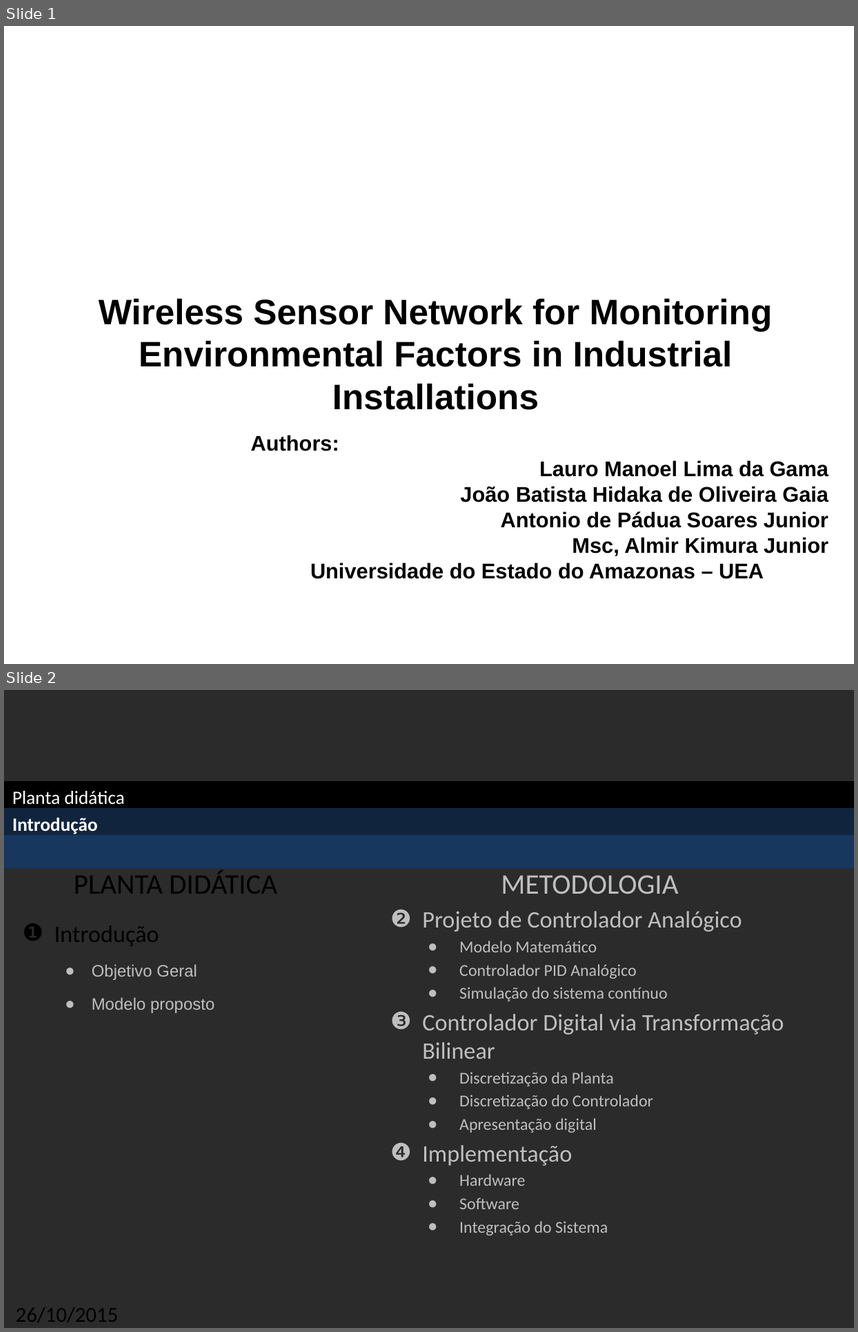
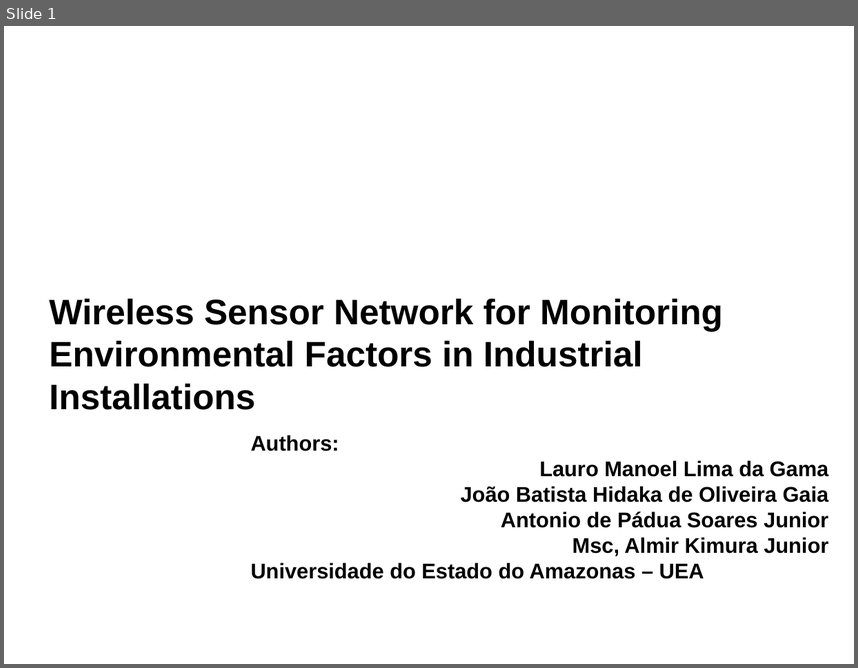
Before and after one commit to laurogama/artigo_pos, a slide deck: formato_chilecon/presentation/presentation_template.pptx. Shown one above the other, each under a label of ours: slides 1 and 2 before the commit, slide 1 after it. The pictures are 858x1332 and 858x668 pixels, drawn with LibreOffice and Linux fonts; fonts in the diff are those of the drawing; background and template pictures are left out; a plain dark background stands for a picture behind light text. Boxes give left, top, right and bottom in pixels: in the first picture for what was removed or moved away, otherwise in the second. Text is boxed around its words. In the diff, an @@ line names an element or a change of style, - is before the commit and + after.

```diff
--- a/formato_chilecon/presentation/presentation_template.pptx
+++ b/formato_chilecon/presentation/presentation_template.pptx
@@ slide 2 removed at bbox=[4, 690, 854, 1328], background picture (left out) @@
@@ rectangle removed at bbox=[4, 781, 854, 807] @@
-Planta didática
@@ rectangle removed at bbox=[4, 808, 854, 836] @@
-Introdução
@@ rectangle removed at bbox=[4, 834, 854, 867] @@
@@ text removed at bbox=[54, 871, 277, 1013] @@
-PLANTA DIDÁTICA
-❶ Introdução
-  ● Objetivo Geral
-  ● Modelo proposto
@@ text removed at bbox=[422, 875, 784, 1235] @@
-METODOLOGIA
-❷ Projeto de Controlador Analógico
-  ● Modelo Matemático
-  ● Controlador PID Analógico
-  ● Simulação do sistema contínuo
-❸ Controlador Digital via Transformação Bilinear
-  ● Discretização da Planta
-  ● Discretização do Controlador
-  ● Apresentação digital
-❹ Implementação
-  ● Hardware
-  ● Software
-  ● Integração do Sistema
@@ text removed at bbox=[16, 1307, 118, 1322] @@
-26/10/2015
@@ slide 1 changed as well @@
@@ text "Wireless Sensor Network for Monitoring ..." at bbox=[49, 298, 723, 410]: alignment centre to left @@
@@ text "Authors:" at bbox=[251, 434, 829, 579]: less space between paragraphs; alignment centre to left @@
```
Also in this commit, not shown: 2 other slides changed, 14 slides added, 3 other slides removed, 16 other files.
